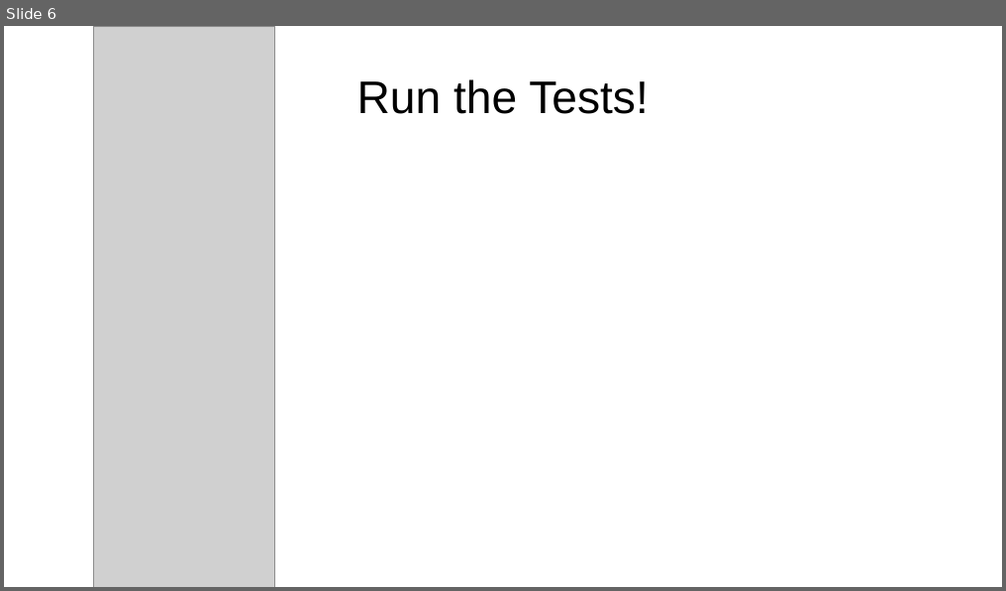
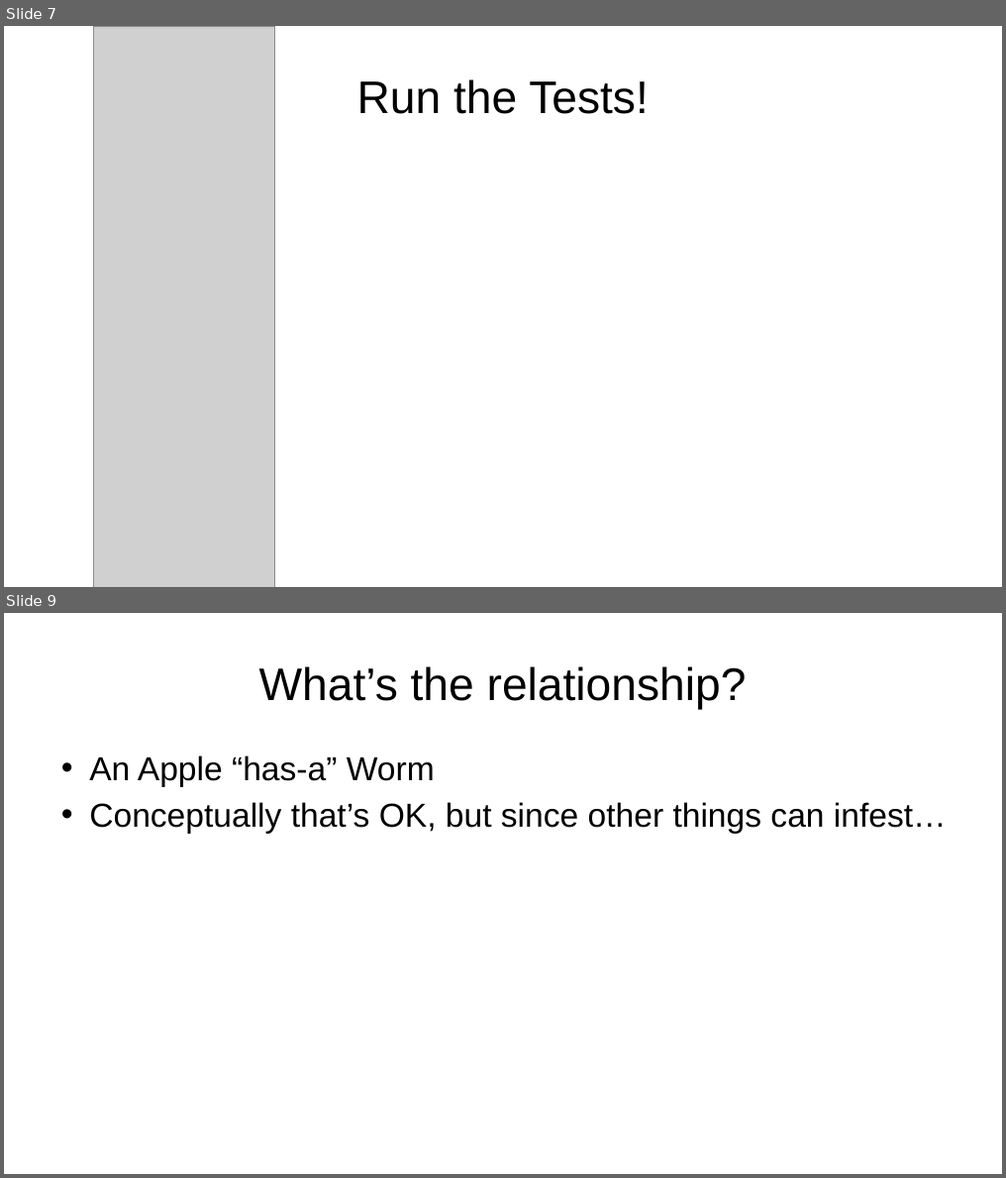
Before and after one commit to nicomp42/UnitTestProject, a slide deck: UnitTestProject.pptx. Shown one above the other, each under a label of ours: slide 6 before the commit, slides 7 and 9 after it; the slides between them are not shown. The pictures are 1006x591 and 1006x1178 pixels, drawn with LibreOffice and Linux fonts; fonts in the diff are those of the drawing; grey boxes stand for pictures; background and template pictures are left out. Boxes give left, top, right and bottom in pixels: in the first picture for what was removed or moved away, otherwise in the second. Text is boxed around its words. In the diff, an @@ line names an element or a change of style, - is before the commit and + after.

```diff
--- a/UnitTestProject.pptx
+++ b/UnitTestProject.pptx
@@ slide 9 added at <box>4,613,1002,1174</box>, background picture (left out) @@
@@ title added at <box>259,666,746,710</box>, 44 pt, text #000000 @@
+What’s the relationship?
@@ text added at <box>89,756,946,834</box>, 32 pt, text #000000 @@
+• An Apple “has-a” Worm
+• Conceptually that’s OK, but since other things can infest…
@@ what was slide 6 is now slide 7 @@
```
Also in this commit, not shown: 6 other slides added, 4 other files.
